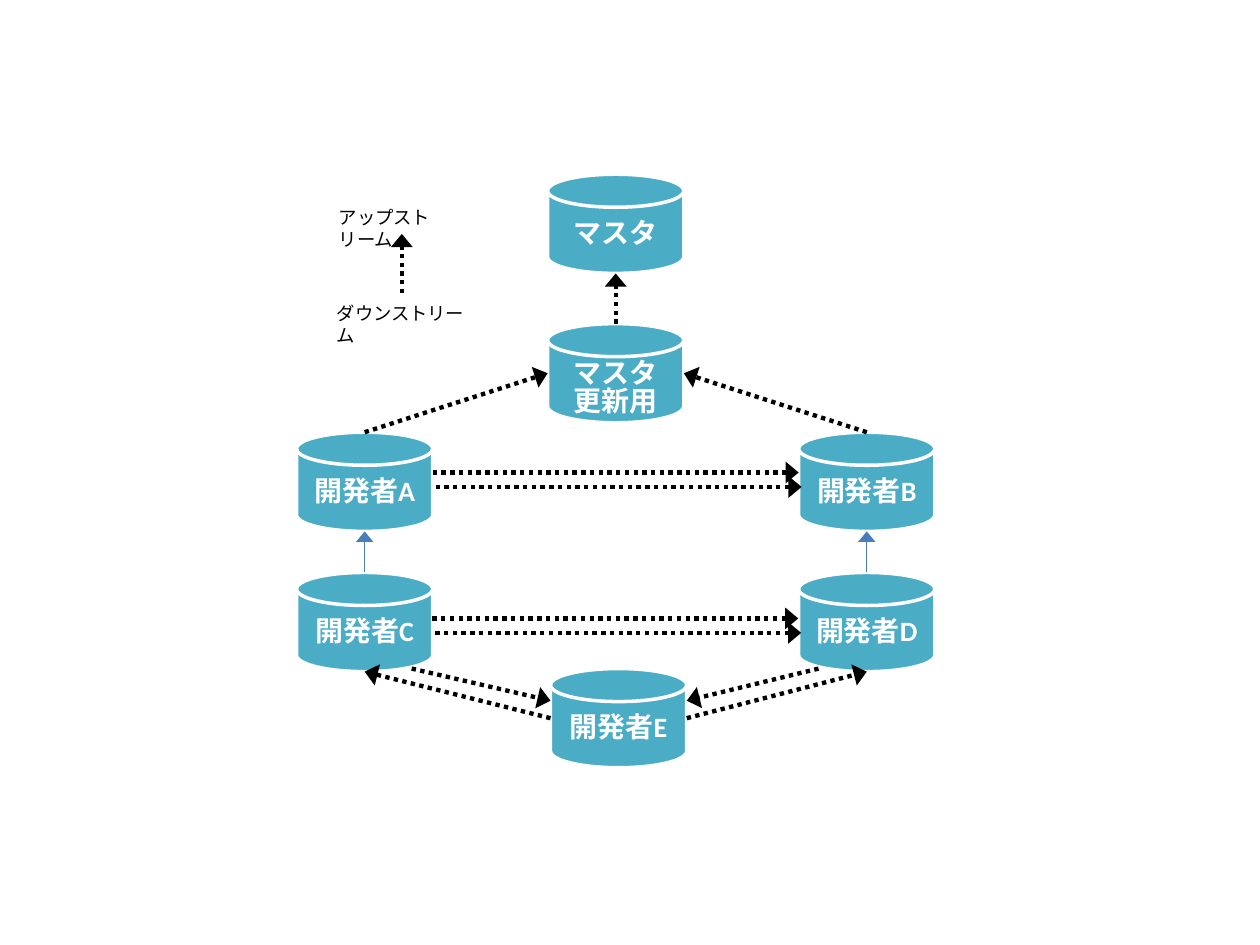
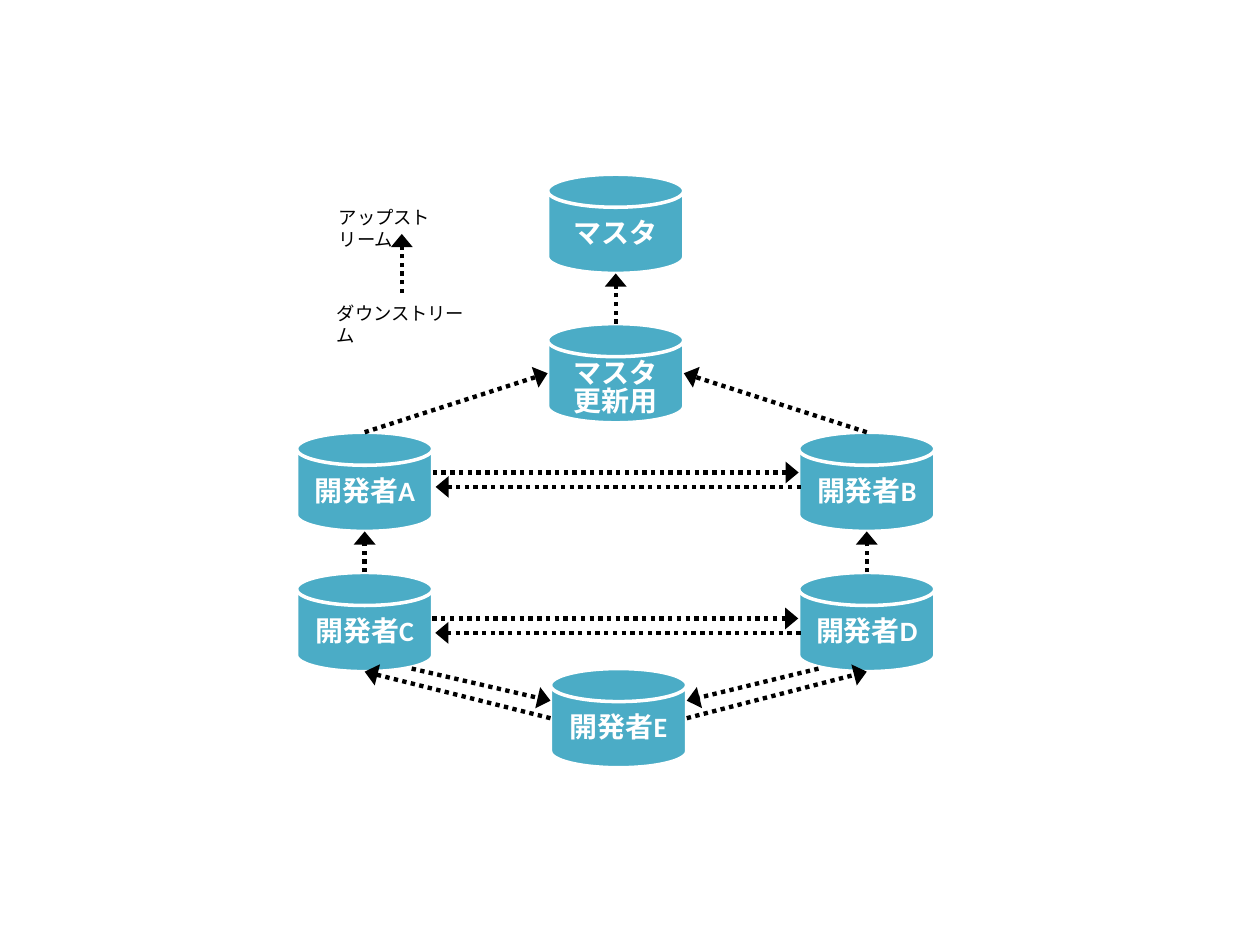
Before and after one commit to kaitoy/blog, a slide deck: slide 1 of static/images/git-dvc/repo_net.pptx. Drawn at 1260x945 pixels with LibreOffice and Linux fonts; fonts in the diff are those of the drawing. Boxes give left, top, right and bottom in pixels: in the first picture for what was removed or moved away, otherwise in the second. Text is boxed around its words. In the diff, an @@ line names an element or a change of style, - is before the commit and + after.

```diff
--- a/static/images/git-dvc/repo_net.pptx
+++ b/static/images/git-dvc/repo_net.pptx
@@ arrow (436, 486) - (801, 486): arrowheads changed @@
@@ arrow (364, 572) - (364, 532): stroke #4B7EBC 0.75 pt to #000000 2.5 pt dashed @@
@@ arrow (867, 572) - (867, 532): stroke #4B7EBC 0.75 pt to #000000 2.5 pt dashed @@
@@ arrow (435, 633) - (801, 633): arrowheads changed @@
```
Also in this commit, not shown: 1 other file.
